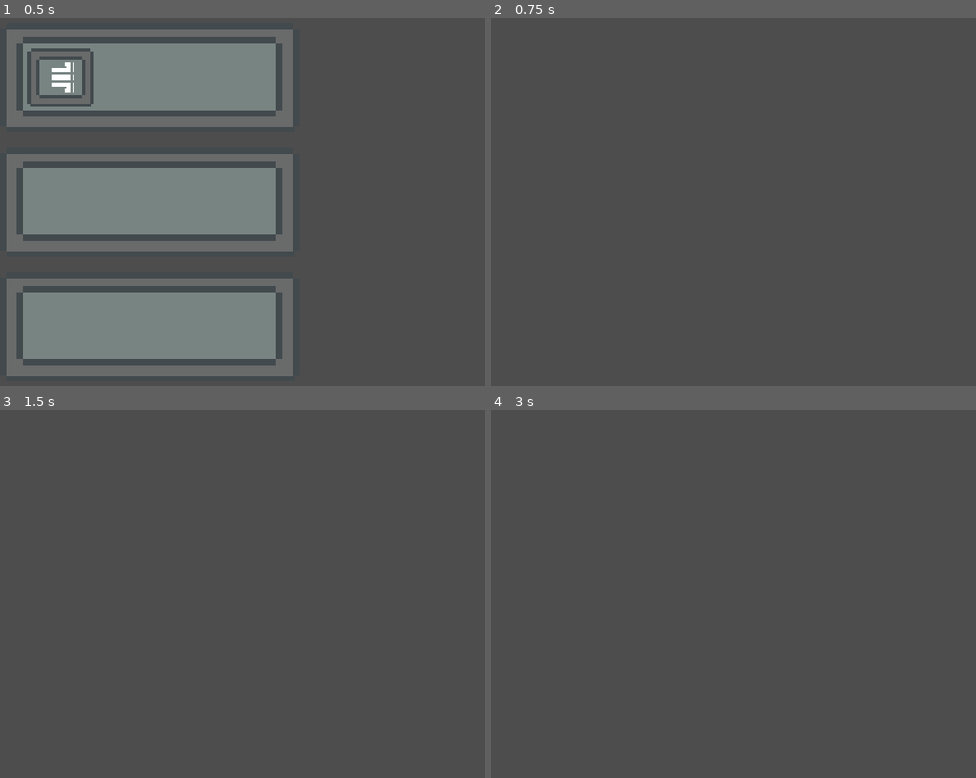
Above: before the commit, frames 1-4 (two rows, left to right).
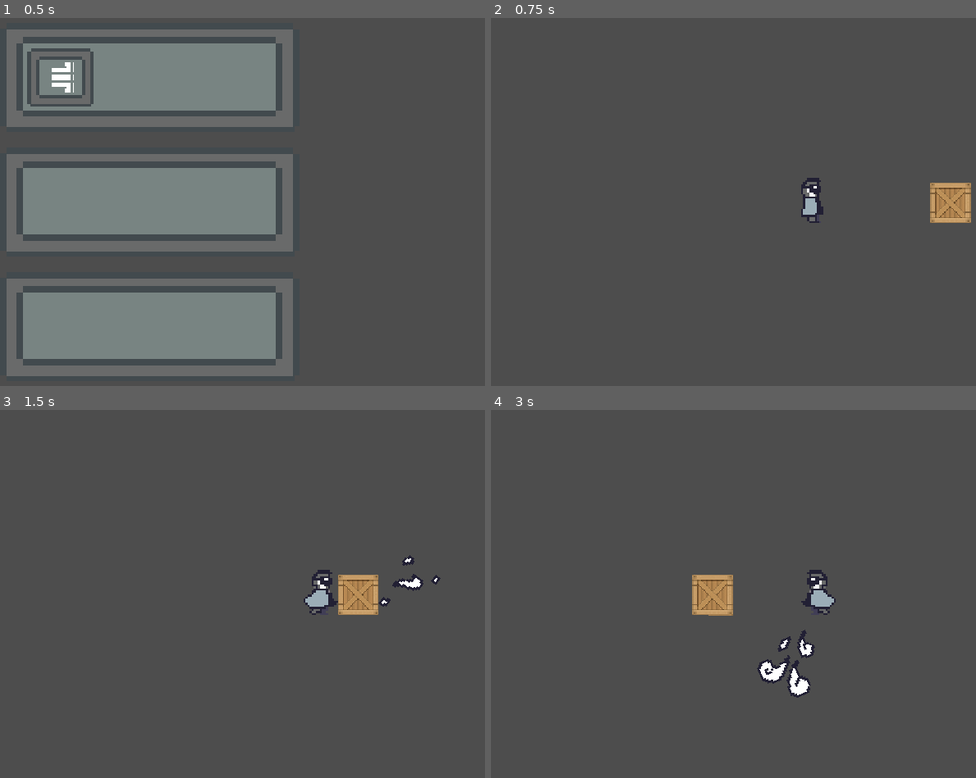
Above: after the commit, the same moments.

Repository: RobChiocchio/godot-wild-jam-58
Game: Godot game, scene res://scenes/main.tscn
The game is run twice, just before and just after one commit, with the same random seed, the same clock (stepped at 60 frames per second) and the same inputs.
Inputs (mouse positions are in pixels of both pictures, inside the frame that each line leads up to):
- Up to frame 1 (0.5 s): no input
- Up to frame 2 (0.75 s): click (641, 76) at 0.5 s
- Up to frame 3 (1.5 s): tap Enter at 1.25 s; move the mouse to (470, 575) at 1.27 s; press the mouse at (470, 575) at 1.28 s; hold D (move_right) from 1.28 s (still down)
- Up to frame 4 (3 s): tap W (jump) at 1.52 s; release D (move_right) at 2 s; release the mouse at (961, 575) at 2 s; drag from (689, 616) to (786, 674) at 2.02 s; move the mouse to (883, 505) at 2.77 s; hold A (move_left) from 2.78 s (still down); hold Right mouse button (succ) from 2.78 s (still down)

Frame 1 is identical in both runs. In frame 2, 1.4% of the frame differs, in the area x 63-99%, y 43-56%; in frame 3, 1.7%; in frame 4, 2.2%, in the area x 41-72%, y 43-79%.
Error before the commit: Cannot call method 'instantiate' on a null value. (res://scripts/title_ui_script.gd:19)

Commit message:
Level 2 and 3 prototypes
Includes more sprites animated, level 2 and 3 prototypes, and potential fix to jitter issues

As well as slight re-organization of file structure

Diff:
--- a/scenes/levels/level_2.tscn
+++ b/scenes/levels/level_2.tscn
@@ -1,6 +1,7 @@
-[gd_scene load_steps=12 format=3 uid="uid://eqoq62vdw0fo"]
+[gd_scene load_steps=13 format=3 uid="uid://eqoq62vdw0fo"]
 
 [ext_resource type="PackedScene" uid="uid://3dhenop7fhd1" path="res://scenes/platforms/platform_medium.tscn" id="1_c2dgy"]
+[ext_resource type="PackedScene" uid="uid://biq8qan3m1fdy" path="res://scenes/rock.tscn" id="1_ejdjx"]
 [ext_resource type="PackedScene" uid="uid://bh5ugrliwtmai" path="res://scenes/platforms/platform.tscn" id="2_8ts8j"]
 [ext_resource type="PackedScene" uid="uid://rinhfn2fhyk4" path="res://scenes/platforms/platform_small.tscn" id="3_kxri4"]
 [ext_resource type="PackedScene" path="res://scenes/background.tscn" id="4_ol6g0"]
@@ -16,7 +17,15 @@
 
 [sub_resource type="WorldBoundaryShape2D" id="WorldBoundaryShape2D_d1xjk"]
 
-[node name="Node2D" type="Node2D"]
+[node name="level_2" type="Node2D"]
+
+[node name="rocks" type="Node" parent="."]
+
+[node name="left_rock" parent="rocks" instance=ExtResource("1_ejdjx")]
+position = Vector2(5, -99)
+
+[node name="right_rock" parent="rocks" instance=ExtResource("1_ejdjx")]
+position = Vector2(168, -142)
 
 [node name="Node" type="Node" parent="."]
 
@@ -65,13 +74,13 @@
 [node name="Player" parent="." instance=ExtResource("6_ubur7")]
 position = Vector2(1, -11)
 
+[node name="tefnut_shrine" parent="." instance=ExtResource("8_kcbvk")]
+position = Vector2(65, 2)
+scale = Vector2(0.4, 0.4)
+
 [node name="Camera2D" type="Camera2D" parent="."]
 position = Vector2(0, -66)
 zoom = Vector2(4, 4)
 position_smoothing_enabled = true
 position_smoothing_speed = 20.0
 script = ExtResource("7_364t1")
-
-[node name="tefnut_shrine" parent="." instance=ExtResource("8_kcbvk")]
-position = Vector2(65, 2)
-scale = Vector2(0.4, 0.4)
--- /dev/null
+++ b/scenes/levels/level_3.tscn
@@ -0,0 +1,71 @@
+[gd_scene load_steps=11 format=3 uid="uid://f78um2elq20g"]
+
+[ext_resource type="PackedScene" uid="uid://3dhenop7fhd1" path="res://scenes/platforms/platform_medium.tscn" id="1_3cwky"]
+[ext_resource type="PackedScene" uid="uid://bh5ugrliwtmai" path="res://scenes/platforms/platform.tscn" id="2_p2slm"]
+[ext_resource type="PackedScene" uid="uid://rinhfn2fhyk4" path="res://scenes/platforms/platform_small.tscn" id="3_y24xq"]
+[ext_resource type="Texture2D" uid="uid://wet3huxrbycm" path="res://assets/ground/dragonground.png" id="4_l4oue"]
+[ext_resource type="PackedScene" uid="uid://xcfais7p0tc6" path="res://scenes/player.tscn" id="5_inpm2"]
+[ext_resource type="Script" path="res://scripts/camera.gd" id="6_pkb0a"]
+[ext_resource type="PackedScene" uid="uid://dx0qn1r8fb3xc" path="res://scenes/shrines/dragon_god.tscn" id="7_ec31i"]
+
+[sub_resource type="PhysicsMaterial" id="PhysicsMaterial_q2ma6"]
+friction = 0.8
+
+[sub_resource type="ShaderMaterial" id="ShaderMaterial_nyj1h"]
+
+[sub_resource type="WorldBoundaryShape2D" id="WorldBoundaryShape2D_plqi7"]
+
+[node name="level_3" type="Node2D"]
+
+[node name="Node" type="Node" parent="."]
+
+[node name="medium_platform" parent="Node" instance=ExtResource("1_3cwky")]
+position = Vector2(-93, -93)
+
+[node name="platform" parent="Node" instance=ExtResource("2_p2slm")]
+position = Vector2(-154, -47)
+
+[node name="small_platform" parent="Node" instance=ExtResource("3_y24xq")]
+position = Vector2(134, -91)
+
+[node name="platform2" parent="Node" instance=ExtResource("2_p2slm")]
+position = Vector2(155, -136)
+
+[node name="platform3" parent="Node" instance=ExtResource("2_p2slm")]
+position = Vector2(170, -48)
+
+[node name="Ground" type="StaticBody2D" parent="."]
+physics_material_override = SubResource("PhysicsMaterial_q2ma6")
+
+[node name="CollisionShape2D" type="CollisionShape2D" parent="Ground"]
+material = SubResource("ShaderMaterial_nyj1h")
+shape = SubResource("WorldBoundaryShape2D_plqi7")
+
+[node name="TextureRect" type="TextureRect" parent="Ground"]
+texture_repeat = 2
+anchors_preset = 15
+anchor_right = 1.0
+anchor_bottom = 1.0
+offset_left = -600.0
+offset_top = -91.0
+offset_right = 9000.0
+offset_bottom = 409.0
+grow_horizontal = 2
+grow_vertical = 2
+scale = Vector2(0.25, 0.25)
+texture = ExtResource("4_l4oue")
+stretch_mode = 1
+
+[node name="Player" parent="." instance=ExtResource("5_inpm2")]
+position = Vector2(1, -11)
+
+[node name="Camera2D" type="Camera2D" parent="."]
+position = Vector2(0, -66)
+zoom = Vector2(4, 4)
+position_smoothing_enabled = true
+position_smoothing_speed = 20.0
+script = ExtResource("6_pkb0a")
+
+[node name="dragon_god" parent="." instance=ExtResource("7_ec31i")]
+position = Vector2(72, 0)
+scale = Vector2(0.4, 0.4)
--- a/scenes/player.tscn
+++ b/scenes/player.tscn
@@ -149,11 +149,14 @@
 script = ExtResource("1_y1nol")
 
 [node name="AnimatedSprite2D" type="AnimatedSprite2D" parent="."]
+position = Vector2(-2, 0)
 sprite_frames = SubResource("SpriteFrames_jtop4")
 animation = &"walk"
+frame_progress = 0.187519
 
-[node name="CollisionPolygon2D" type="CollisionPolygon2D" parent="."]
-polygon = PackedVector2Array(7, -10, 0, -12, -7, -10, -7, 10, 7, 10)
+[node name="CollisionShape2D" type="CollisionPolygon2D" parent="."]
+position = Vector2(-1, 0)
+polygon = PackedVector2Array(4, -9, 2, -12, -6, -12, -8, -9, -8, 10, 4, 10, 4, 7)
 
 [node name="Wind" type="Area2D" parent="."]
 script = ExtResource("3_wu53x")
--- /dev/null
+++ b/scenes/shrines/dragon_god.tscn
@@ -0,0 +1,103 @@
+[gd_scene load_steps=14 format=3 uid="uid://dx0qn1r8fb3xc"]
+
+[ext_resource type="Texture2D" uid="uid://cpkdbeyorl1tm" path="res://assets/sprites/shinto_shrine.png" id="1_cljbc"]
+
+[sub_resource type="AtlasTexture" id="AtlasTexture_parjc"]
+atlas = ExtResource("1_cljbc")
+region = Rect2(0, 0, 250, 318)
+
+[sub_resource type="AtlasTexture" id="AtlasTexture_j778s"]
+atlas = ExtResource("1_cljbc")
+region = Rect2(250, 0, 250, 318)
+
+[sub_resource type="AtlasTexture" id="AtlasTexture_t8nva"]
+atlas = ExtResource("1_cljbc")
+region = Rect2(500, 0, 250, 318)
+
+[sub_resource type="AtlasTexture" id="AtlasTexture_edoms"]
+atlas = ExtResource("1_cljbc")
+region = Rect2(750, 0, 250, 318)
+
+[sub_resource type="AtlasTexture" id="AtlasTexture_76t3g"]
+atlas = ExtResource("1_cljbc")
+region = Rect2(1000, 0, 250, 318)
+
+[sub_resource type="AtlasTexture" id="AtlasTexture_npvik"]
+atlas = ExtResource("1_cljbc")
+region = Rect2(1250, 0, 250, 318)
+
+[sub_resource type="AtlasTexture" id="AtlasTexture_h5mpd"]
+atlas = ExtResource("1_cljbc")
+region = Rect2(1500, 0, 250, 318)
+
+[sub_resource type="AtlasTexture" id="AtlasTexture_mpeai"]
+atlas = ExtResource("1_cljbc")
+region = Rect2(1750, 0, 250, 318)
+
+[sub_resource type="AtlasTexture" id="AtlasTexture_1ql2o"]
+atlas = ExtResource("1_cljbc")
+region = Rect2(2000, 0, 250, 318)
+
+[sub_resource type="AtlasTexture" id="AtlasTexture_mjnn6"]
+atlas = ExtResource("1_cljbc")
+region = Rect2(2250, 0, 250, 318)
+
+[sub_resource type="AtlasTexture" id="AtlasTexture_5g6wh"]
+atlas = ExtResource("1_cljbc")
+region = Rect2(2500, 0, 250, 318)
+
+[sub_resource type="SpriteFrames" id="SpriteFrames_fw7lb"]
+animations = [{
+"frames": [{
+"duration": 1.0,
+"texture": SubResource("AtlasTexture_parjc")
+}, {
+"duration": 1.0,
+"texture": SubResource("AtlasTexture_j778s")
+}, {
+"duration": 1.0,
+"texture": SubResource("AtlasTexture_t8nva")
+}, {
+"duration": 1.0,
+"texture": SubResource("AtlasTexture_edoms")
+}, {
+"duration": 1.0,
+"texture": SubResource("AtlasTexture_76t3g")
+}, {
+"duration": 1.0,
+"texture": SubResource("AtlasTexture_npvik")
+}, {
+"duration": 1.0,
+"texture": SubResource("AtlasTexture_h5mpd")
+}, {
+"duration": 1.0,
+"texture": SubResource("AtlasTexture_mpeai")
+}, {
+"duration": 1.0,
+"texture": SubResource("AtlasTexture_1ql2o")
+}, {
+"duration": 1.0,
+"texture": SubResource("AtlasTexture_mjnn6")
+}, {
+"duration": 1.0,
+"texture": SubResource("AtlasTexture_5g6wh")
+}],
+"loop": true,
+"name": &"dragon_god",
+"speed": 10.0
+}]
+
+[node name="dragon_god" type="Node2D"]
+
+[node name="AnimatedSprite2D" type="AnimatedSprite2D" parent="."]
+position = Vector2(0, -108)
+sprite_frames = SubResource("SpriteFrames_fw7lb")
+animation = &"dragon_god"
+frame = 5
+frame_progress = 0.727756
+
+[node name="StaticBody2D" type="StaticBody2D" parent="."]
+
+[node name="CollisionPolygon2D" type="CollisionPolygon2D" parent="StaticBody2D"]
+position = Vector2(-405, 140)
+polygon = PackedVector2Array(319, -140, 489, -140, 489, -149, 462, -218, 472, -228, 472, -234, 454, -241, 352, -241, 336, -234, 336, -228, 346, -218, 319, -149)
--- /dev/null
+++ b/scenes/statues/stone_statue.tscn
@@ -0,0 +1,21 @@
+[gd_scene load_steps=3 format=3 uid="uid://ilngxnkqrxmu"]
+
+[ext_resource type="Script" path="res://scripts/blowable.gd" id="1_8w7j7"]
+[ext_resource type="Texture2D" uid="uid://bwvpy8tpjqnjb" path="res://assets/objects/betastatue_stone.png" id="2_oujsr"]
+
+[node name="Statue" type="Node2D"]
+scale = Vector2(0.8, 0.8)
+
+[node name="RigidBody2D" type="RigidBody2D" parent="."]
+mass = 1.25
+script = ExtResource("1_8w7j7")
+
+[node name="TextureRect" type="TextureRect" parent="RigidBody2D"]
+offset_left = -22.0
+offset_top = -62.0
+offset_right = 18.0
+offset_bottom = 10.0
+texture = ExtResource("2_oujsr")
+
+[node name="CollisionPolygon2D" type="CollisionPolygon2D" parent="RigidBody2D"]
+polygon = PackedVector2Array(-14, 10, 13, 10, 13, -3, 12, -3, 12, -46, -11, -46, -11, -55, -18, -55, -18, -4, -14, -4)
--- a/scripts/blowable.gd
+++ b/scripts/blowable.gd
@@ -7,7 +7,7 @@
 
 
 # Called every frame. 'delta' is the elapsed time since the previous frame.
-func _process(delta):
+func _process(_delta):
 	pass
 
 func succ(force) -> void:
--- a/scripts/camera.gd
+++ b/scripts/camera.gd
@@ -11,10 +11,9 @@
 func _ready():
 	pass # Replace with function body.
 
+
 # Called every frame. 'delta' is the elapsed time since the previous frame.
-func _physics_process(delta):
-	var speed = _player.velocity.x
-
+func _physics_process(_delta):
 	#if _player.position.x > pos_bound or _player.position.x < neg_bound:
 	#	pos_bound = lerp(pos_bound, _player.position.x + bound_offset, 0.1)
 	#	neg_bound = lerp(neg_bound, _player.position.x - bound_offset, 0.1)
--- a/scripts/player.gd
+++ b/scripts/player.gd
@@ -10,6 +10,9 @@
 
 @onready var _sprite = $AnimatedSprite2D
 
+func _process(delta):
+	move_and_slide()
+
 func _physics_process(delta):
 
 	# Add the gravity.
@@ -17,7 +20,7 @@
 	# As good practice, you should replace UI actions with custom gameplay actions.
 	var direction = Input.get_axis("move_left", "move_right")
 	var grounded = is_on_floor()
-	var falling = velocity.y > 0
+
 	var facing = false
 
 	if Input.is_action_pressed("move_left") && _sprite.flip_h == true:
@@ -49,15 +52,15 @@
 			_sprite.stop()
 
 		# Flip sprite if move left
-		if Input.is_action_pressed("move_left"):
+		if Input.is_action_pressed("move_left") and _sprite.flip_h == false:
 			_sprite.flip_h = true
+		#	$CollisionShape2D.position.x *= -1
 
 		if Input.is_action_pressed("move_right"):
 			_sprite.flip_h = false
+		#	$CollisionShape2D.position.x *= -1
 
 		# Handle Jump.
 		if Input.is_action_just_pressed("jump") and is_on_floor():
 			velocity.y = JUMP_VELOCITY
 			_sprite.stop()
-
-	move_and_slide()
--- a/scripts/title_ui_script.gd
+++ b/scripts/title_ui_script.gd
@@ -23,7 +23,7 @@
 	for c in main_menu_ui_node.get_children():
 		main_menu_ui_node.remove_child(c)
 		c.queue_free()
-	load_level.call_deferred(load("res://scenes/level_1.tscn"))
+	load_level.call_deferred(load("res://scenes/levels/level_1.tscn"))
 
 
 func _on_settings_button_pressed():
--- a/scripts/wind.gd
+++ b/scripts/wind.gd
@@ -15,7 +15,7 @@
 
 
 # Called every frame. 'delta' is the elapsed time since the previous frame.
-func _physics_process(delta):
+func _physics_process(_delta):
 	var player_pos = _player.global_transform.origin
 	var target_pos = get_global_mouse_position()
 
Binary file changed: assets/sprites/shinto_shrine.png
Renamed: scenes/metal_statue.tscn -> scenes/statues/metal_statue.tscn
